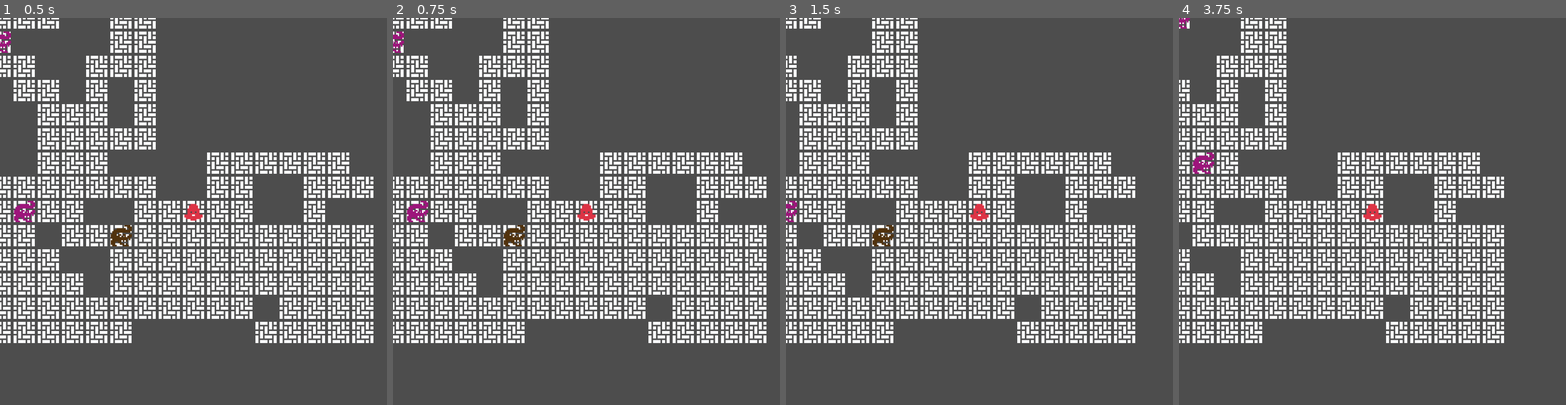
Above: before the commit, frames 1-4 (left to right).
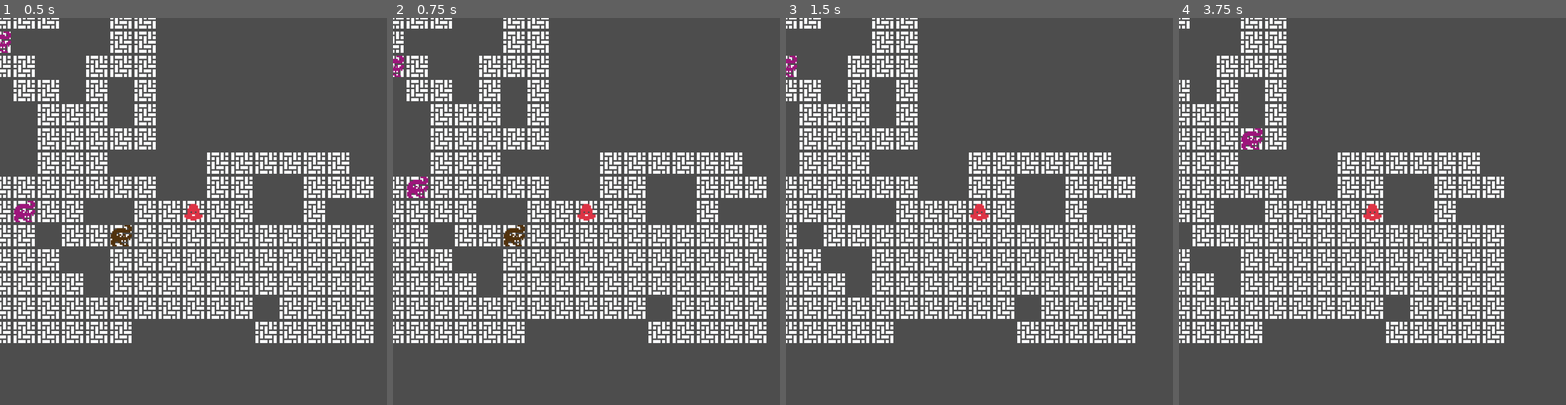
Above: after the commit, the same moments.

Repository: jimkang/throng
Game: Godot game, scene res://throng_root_node.tscn
Same seed, same stepped clock (60 frames per second), same inputs: the game is played once before the commit and once after it.
Inputs:
- Up to frame 1 (0.5 s): no input
- Up to frame 2 (0.75 s): tap Enter at 0.5 s; hold Right (ui_right) from 0.53 s (still down)
- Up to frame 3 (1.5 s): tap Space at 1.25 s; release Right (ui_right) at 1.28 s; hold Down (ui_down) from 1.28 s (still down)
- Up to frame 4 (3.75 s): tap Enter at 2, 3.5 s; release Down (ui_down) at 2.03 s; hold Right (ui_right) 2.03-2.78 s; tap Space at 2.75 s; hold Up (ui_up) 2.78-3.53 s; hold Left (ui_left) from 3.53 s (still down)

Frame 1 is identical in both runs. In frame 2, 0.6% of the frame differs, in the area x 0-10%, y 3-53%; in frame 3, 0.4%; in frame 4, 0.4%.

Commit message:
Move sync_presentation to end of all turns instead of end of throng's turn to avoid weirdness in which individuals' presentations don't update until next throng move. Sometimes sprites somehow end up on top of each other, though.

Diff:
--- a/throng.gd
+++ b/throng.gd
@@ -4,8 +4,6 @@
 @export var move_size: int
 @export var throng_id: String
 @export var initiative: int = 1
-
-@onready var sprite_presenter: SpritePresenter = $/root/throng_root_node/sprite_presenter
 
 # Called when the node enters the scene tree for the first time.
 func _ready():
@@ -54,7 +52,6 @@
 		if last_individual_did_move:
 			moved_individuals.append(individual)
 
-		await self.sprite_presenter.sync_presentation()
 		# Can't use the existing individuals var here because some of them may have died.
 		self.position = get_center_of_group(get_tree().get_nodes_in_group(self.throng_id))
 
--- a/turn_distributor.gd
+++ b/turn_distributor.gd
@@ -13,3 +13,4 @@
 	print('Giving turns to free individuals: ', free_indivs)
 	for individual in free_indivs:
 		await individual.take_turn(event)
+	await $'../sprite_presenter'.sync_presentation()
